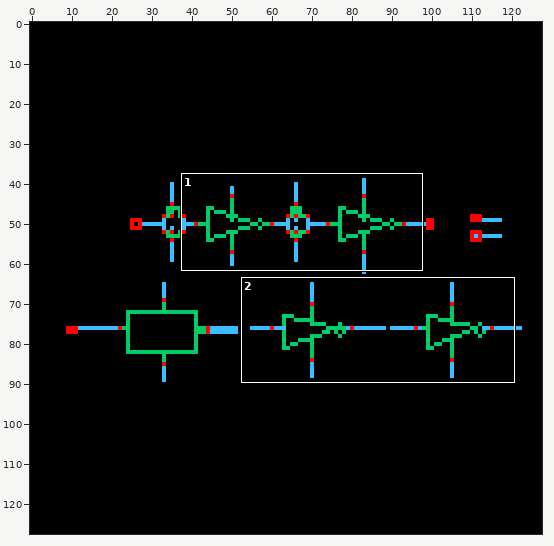
Edited in one commit: sprite sheet (D_Flip_Flop_hw8/schematic/thumbnail_128x128.png). The first picture is a wide view before the edit; the outline marks the close-up.
Close-up. Old version:
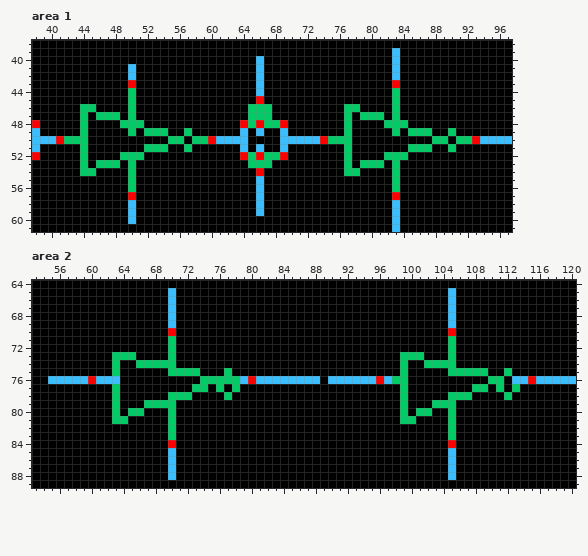
The file is 128x128 pixels. Shown: area 1: x 38..97, y 38..61; area 2: x 53..120, y 64..89.
After the commit:
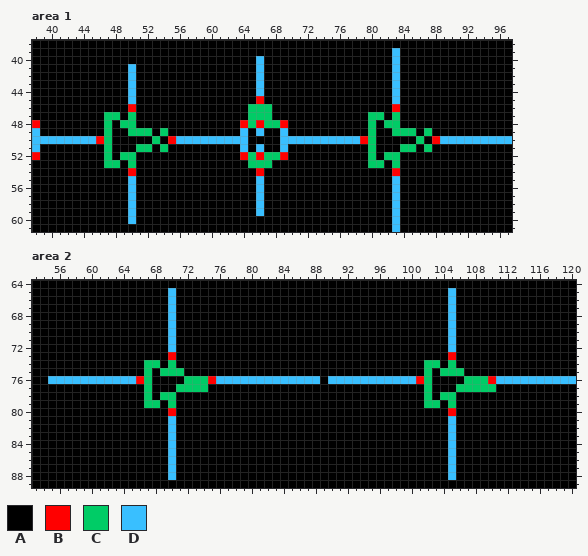
Palette (. is transparent): A #000000  B #ff0000  C #00cc66  D #39bfff
From old to new:
Area 1:
y 43: x 50 B -> D; x 83 B -> D
y 44..45: x 50 C -> D; x 83 C -> D
y 46: x 44..45 CC -> AA; x 50 C -> B; x 77..78 CC -> AA; x 83 C -> B
y 47: x 44 C -> A; x 46 C -> A; x 77 C -> A; x 79 C -> A
y 48: x 44 C -> A; x 47 A -> C; x 51 C -> A; x 77 C -> A; x 80 A -> C; x 84 C -> A
y 49: x 44 C -> A; x 47 A -> C; x 51 A -> C; x 53 C -> A; x 57 C -> A; x 77 C -> A; x 80 A -> C; x 84 A -> C; x 86 C -> A; x 90 C -> A
y 50: x 41..47 BCCCAAA -> DDDDDBC; x 53 A -> C; x 55..60 CCACCB -> BDDDDD; x 74..80 BCCCAAA -> DDDDDBC; x 86 A -> C; x 88..93 CCACCB -> BDDDDD
y 51: x 44 C -> A; x 47 A -> C; x 51 A -> C; x 53 C -> A; x 57 C -> A; x 77 C -> A; x 80 A -> C; x 84 A -> C; x 86 C -> A; x 90 C -> A
y 52: x 44 C -> A; x 47 A -> C; x 51 C -> A; x 77 C -> A; x 80 A -> C; x 84 C -> A
y 53: x 44 C -> A; x 46 C -> A; x 77 C -> A; x 79 C -> A
y 54: x 44..45 CC -> AA; x 50 C -> B; x 77..78 CC -> AA; x 83 C -> B
y 55..56: x 50 C -> D; x 83 C -> D
y 57: x 50 B -> D; x 83 B -> D
Area 2:
y 70: x 70 B -> D; x 105 B -> D
y 71..72: x 70 C -> D; x 105 C -> D
y 73: x 63..65 CCC -> AAA; x 70 C -> B; x 99..101 CCC -> AAA; x 105 C -> B
y 74: x 63 C -> A; x 66 C -> A; x 69 C -> A; x 99 C -> A; x 104 C -> A
y 75: x 63 C -> A; x 67 A -> C; x 69 A -> C; x 72..73 CC -> AA; x 77 C -> A; x 99 C -> A; x 102 A -> C; x 104 A -> C; x 107..109 CCC -> AAA; x 112 C -> A
y 76: x 60 B -> D; x 64..67 AAAA -> DDBC; x 72..73 AA -> CC; x 75..78 CCCC -> BDDD; x 80 B -> D; x 96 B -> D; x 98..102 CCAAA -> DDDBC; x 107..112 AAACCA -> CCCBDD; x 115 B -> D
y 77: x 63 C -> A; x 67 A -> C; x 71..72 AA -> CC; x 76 C -> A; x 78 C -> A; x 99 C -> A; x 102 A -> C; x 106..107 AA -> CC; x 110..111 AC -> CA; x 113 C -> A
y 78: x 63 C -> A; x 67 A -> C; x 69 A -> C; x 71..72 CC -> AA; x 77 C -> A; x 99 C -> A; x 102 A -> C; x 104 A -> C; x 106..107 CC -> AA; x 112 C -> A
y 79: x 63 C -> A; x 69 C -> A; x 99 C -> A; x 102 A -> C; x 104 C -> A
y 80: x 63 C -> A; x 65..66 CC -> AA; x 70 C -> B; x 99 C -> A; x 101..102 CC -> AA; x 105 C -> B
y 81: x 63..64 CC -> AA; x 70 C -> D; x 99..100 CC -> AA; x 105 C -> D
y 82..83: x 70 C -> D; x 105 C -> D
y 84: x 70 B -> D; x 105 B -> D
Pixel boxes of the changes (left, top, right, bottom) in both close-ups:
changed: (56, 80, 216, 200)
changed: (320, 80, 480, 200)
changed: (88, 328, 256, 448)
changed: (376, 328, 536, 448)
